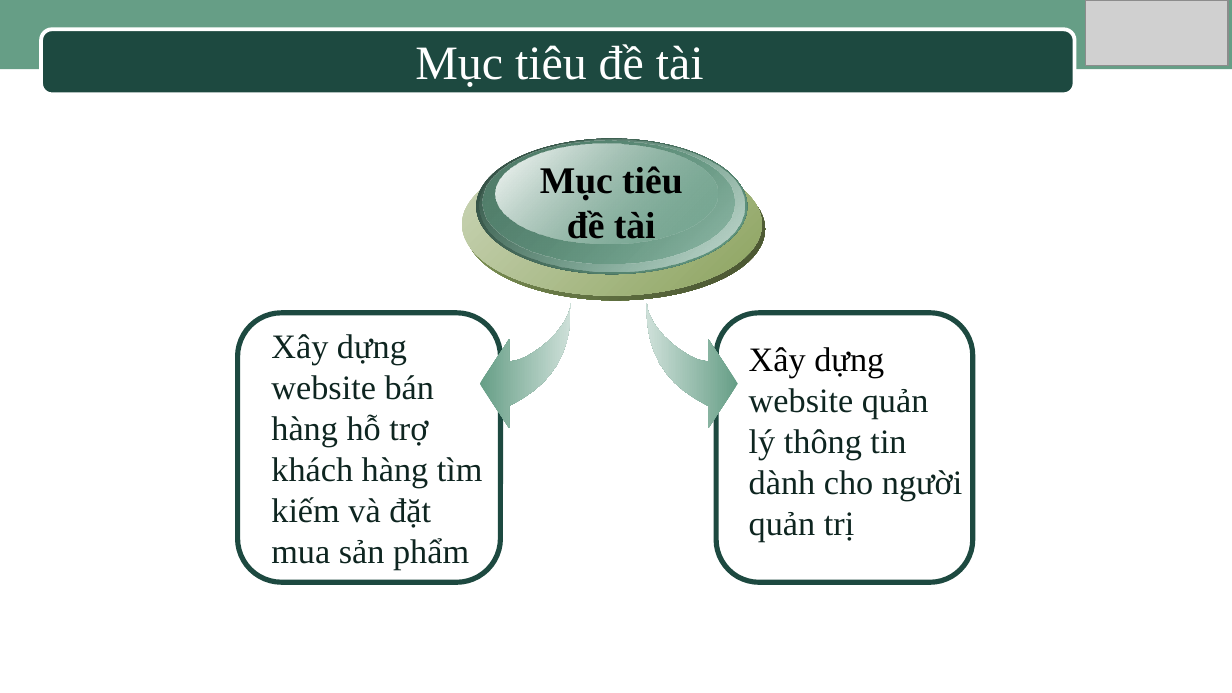
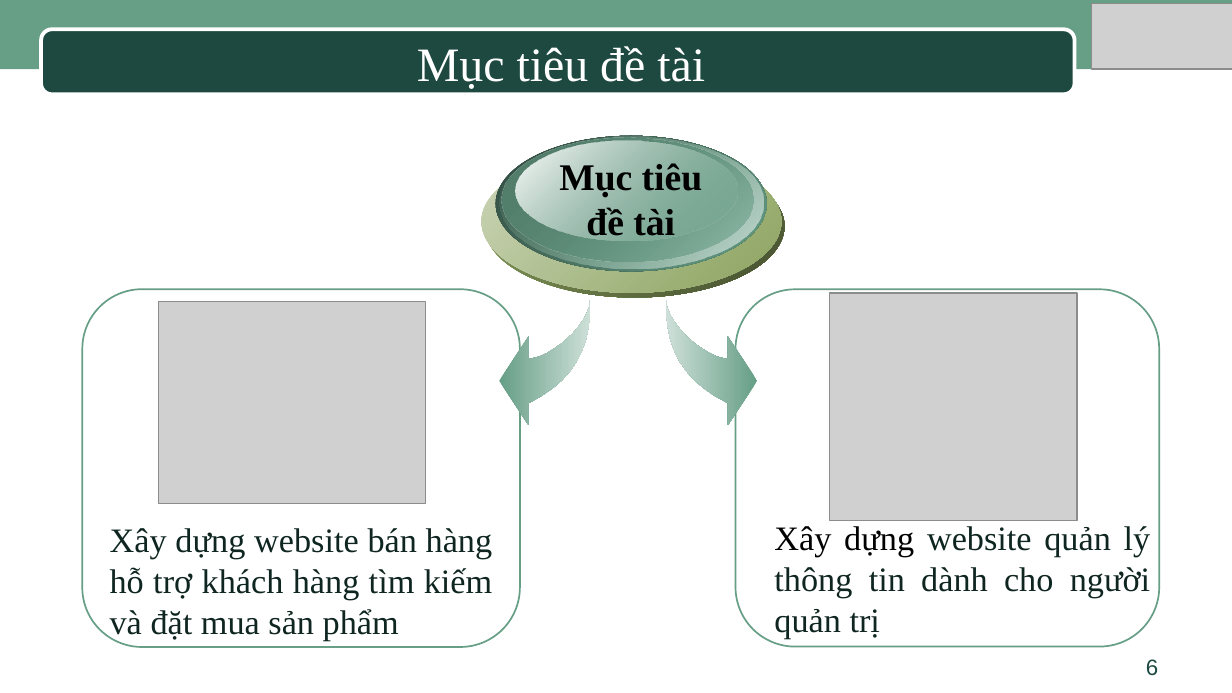
Before and after one commit to HuynhHueTruc/LuanVanTinHocUngDung, a slide deck: slide 6 of Slide_Bao_cao_luan_Van.ppt. Drawn at 1232x693 pixels with LibreOffice and Linux fonts; fonts in the diff are those of the drawing; grey boxes stand for pictures; background and template pictures are left out. Boxes give left, top, right and bottom in pixels: in the first picture for what was removed or moved away, otherwise in the second. Text is boxed around its words. In the diff, an @@ line names an element or a change of style, - is before the commit and + after.

```diff
--- a/Slide_Bao_cao_luan_Van.ppt
+++ b/Slide_Bao_cao_luan_Van.ppt
@@ picture: place and size @@
-picture at box(1085, 0, 1228, 65)
+picture at box(1092, 4, 1232, 69)
@@ 2 ellipses, 2 freeform shapes, 1 text: place and size @@
-2 ellipses, 2 freeform shapes, 1 text at box(479, 139, 744, 429)
+2 ellipses, 2 freeform shapes, 1 text at box(499, 137, 764, 426)
@@ 4 ellipses: place and size @@
-4 ellipses at box(462, 139, 765, 301)
+4 ellipses at box(482, 136, 784, 298)
@@ rounded rectangle added at box(83, 290, 520, 647), fill #FFFFFF, outline #669E86 0.99 pt @@
@@ rounded rectangle added at box(736, 290, 1159, 647), fill #FFFFFF, outline #669E86 0.99 pt @@
@@ picture added at box(829, 293, 1077, 521) @@
@@ picture added at box(159, 302, 425, 504) @@
@@ freeform shape removed at box(238, 313, 500, 583) @@
@@ freeform shape removed at box(716, 313, 972, 583) @@
@@ text "Xây dựng website bán hàng ...": place and size @@
-text "Xây dựng website bán hàng ..." at box(271, 334, 483, 570)
+text "Xây dựng website bán hàng ..." at box(110, 528, 493, 641)
@@ text "Xây dựng website bán hàng ..." at box(110, 528, 493, 641): alignment left to justified @@
@@ text "Xây dựng website quản lý ..." at box(774, 526, 1151, 639): alignment left to justified @@
@@ text "Xây dựng website quản lý ...": place and size @@
-text "Xây dựng website quản lý ..." at box(749, 347, 962, 542)
+text "Xây dựng website quản lý ..." at box(774, 526, 1151, 639)
@@ page number added at box(1146, 659, 1158, 676), 13 pt, text #1D4940 @@
+6
```
Also in this commit, not shown: 19 other slides changed, 11 other files.
